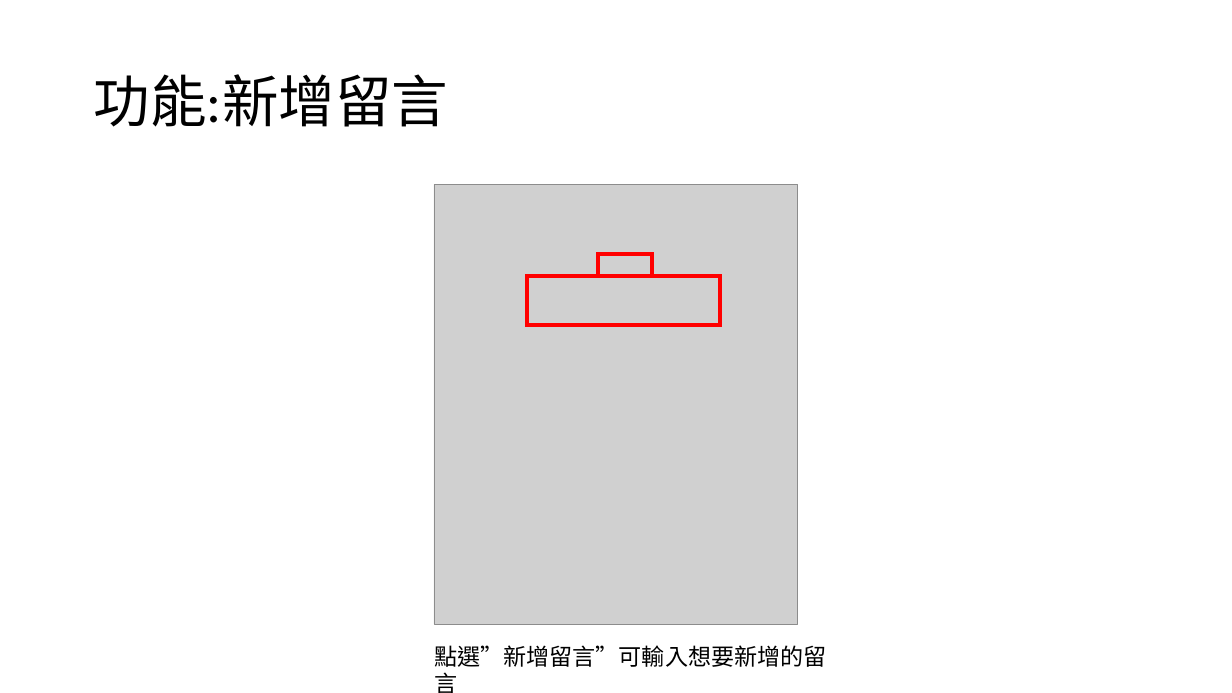
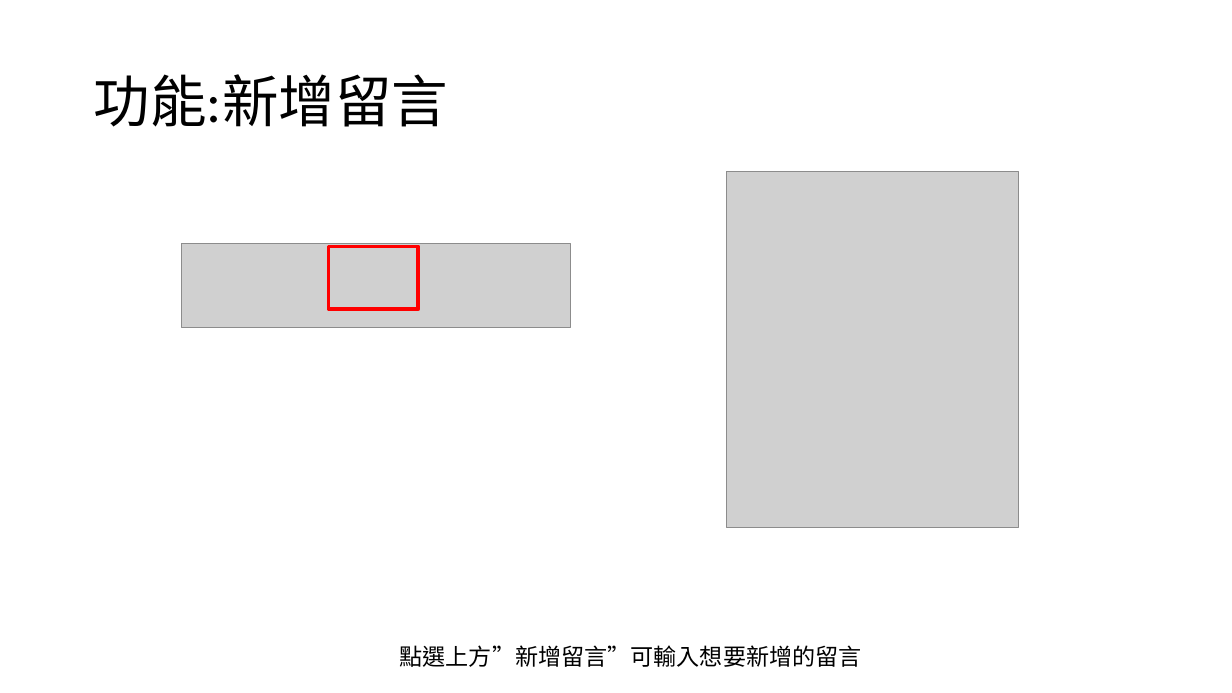
Before and after one commit to huxanya01/bulletin_laravel_vue, a slide deck: slide 8 of 作品留言板.pptx (slide 7 before the commit). Drawn at 1232x693 pixels with LibreOffice and Linux fonts; fonts in the diff are those of the drawing; grey boxes stand for pictures. Boxes give left, top, right and bottom in pixels: in the first picture for what was removed or moved away, otherwise in the second. Text is boxed around its words. In the diff, an @@ line names an element or a change of style, - is before the commit and + after.

```diff
--- a/作品留言板.pptx
+++ b/作品留言板.pptx
@@ picture added at [727,171,1019,527] @@
@@ picture removed at [434,185,799,625] @@
@@ picture added at [182,244,571,328] @@
@@ rectangle added at [329,247,419,310], outline #FF0000 2.83 pt @@
@@ rectangle removed at [598,254,653,277] @@
@@ rectangle removed at [528,276,721,325] @@
@@ text at [400,645,862,667]: text changed @@
-點選”新增留言”可輸入想要新增的留言
+點選上方”新增留言”可輸入想要新增的留言
```
Also in this commit, not shown: 7 other slides changed, 1 slide added, 1 other file.
